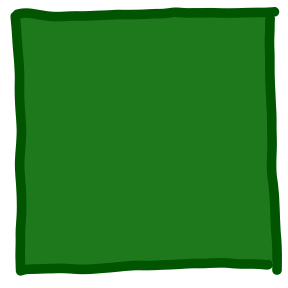
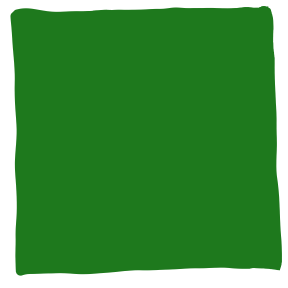
Before/after of a 288px x 288px layered artwork. What changed in the layer stack:
added layer "outline_samecolor_ish" above "Paint Layer 2" over [10, 6, 282, 276]
hid "Paint Layer 2", painted on it over [10, 6, 282, 276]
